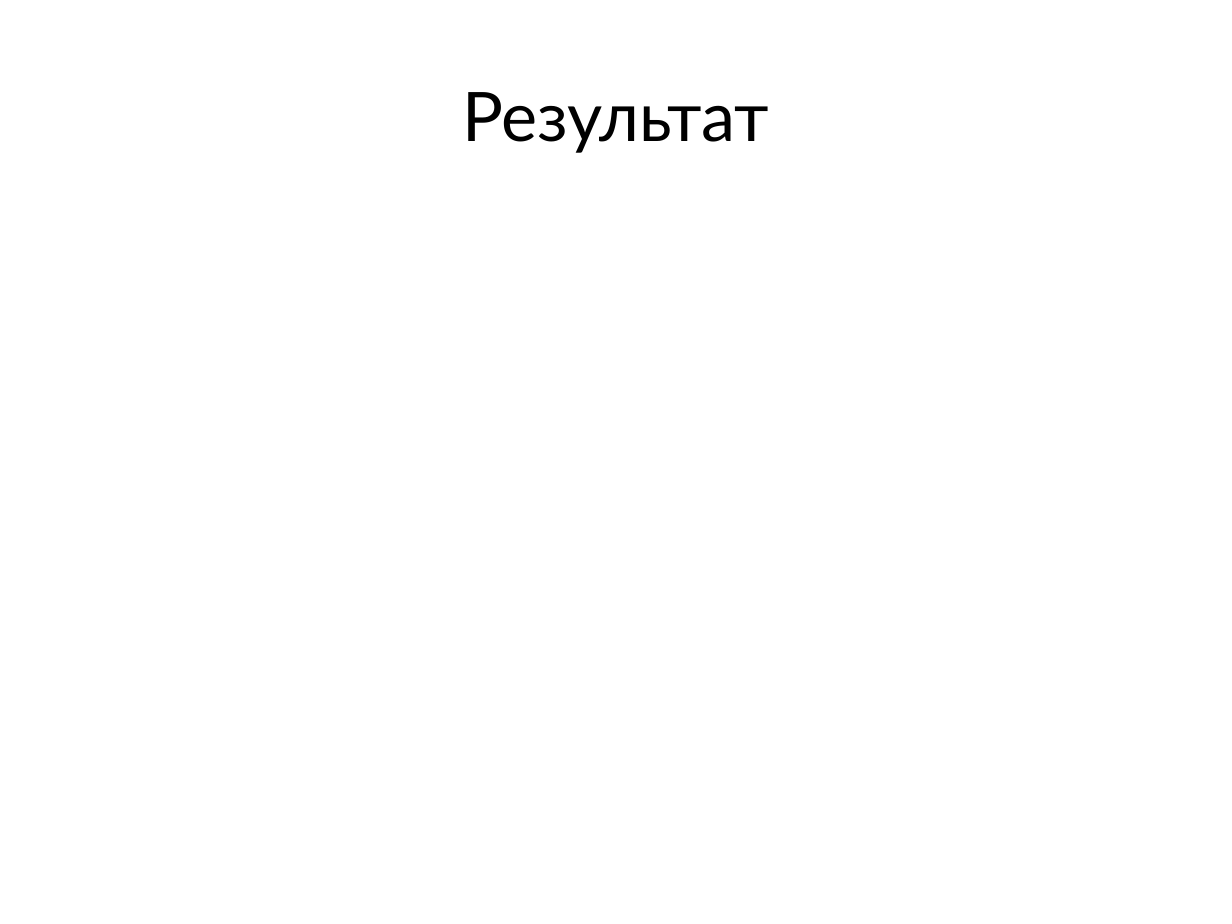
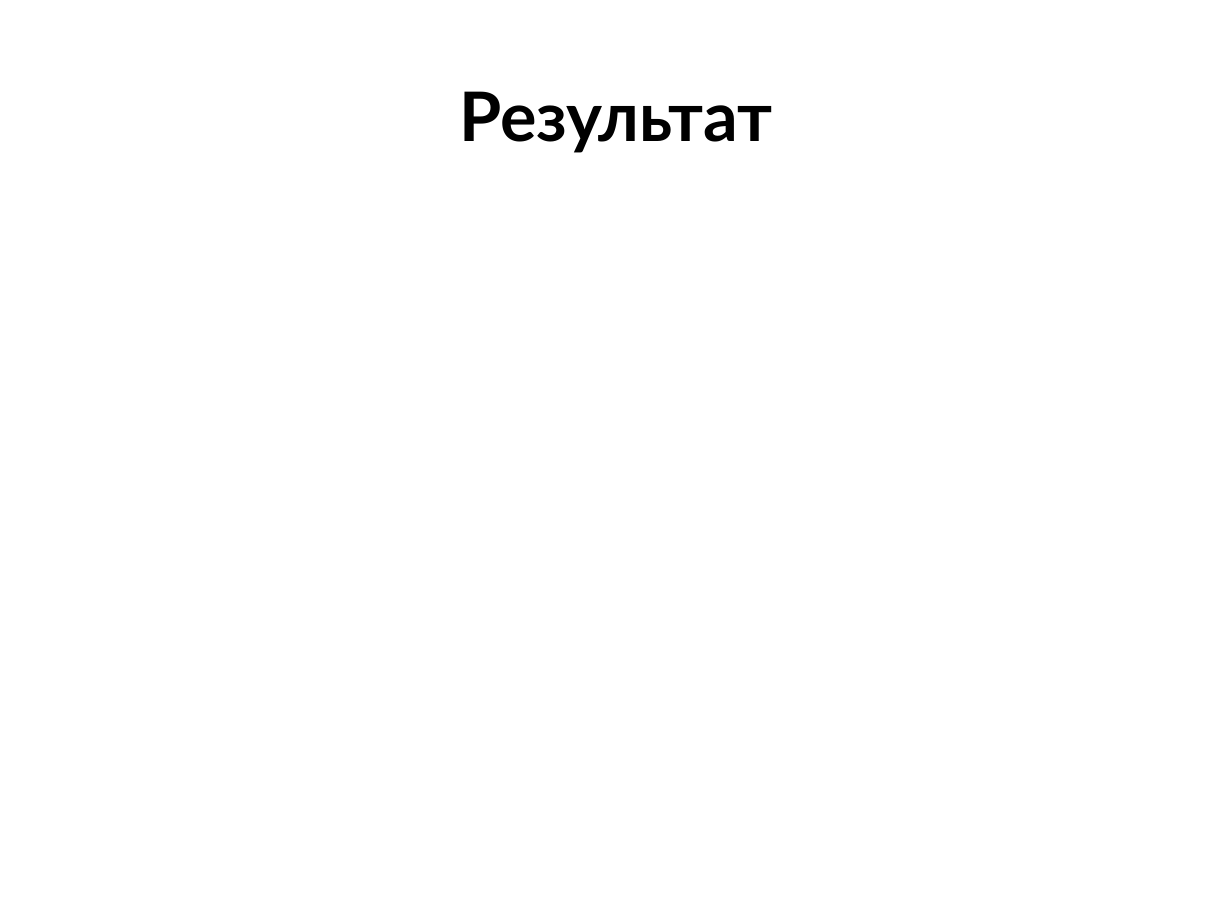
Before and after one commit to AndreSokol/pathfinding_algorithms, a slide deck: slide 6 of report/final_report.pptx. Drawn at 1232x924 pixels with LibreOffice and Linux fonts; fonts in the diff are those of the drawing. Boxes give left, top, right and bottom in pixels: in the first picture for what was removed or moved away, otherwise in the second. Text is boxed around its words. In the diff, an @@ line names an element or a change of style, - is before the commit and + after.

```diff
--- a/report/final_report.pptx
+++ b/report/final_report.pptx
@@ text "Результат" at [459, 91, 772, 153]: bold on @@
```
Also in this commit, not shown: 2 other slides changed, 2 slides added, 2 slides removed.
